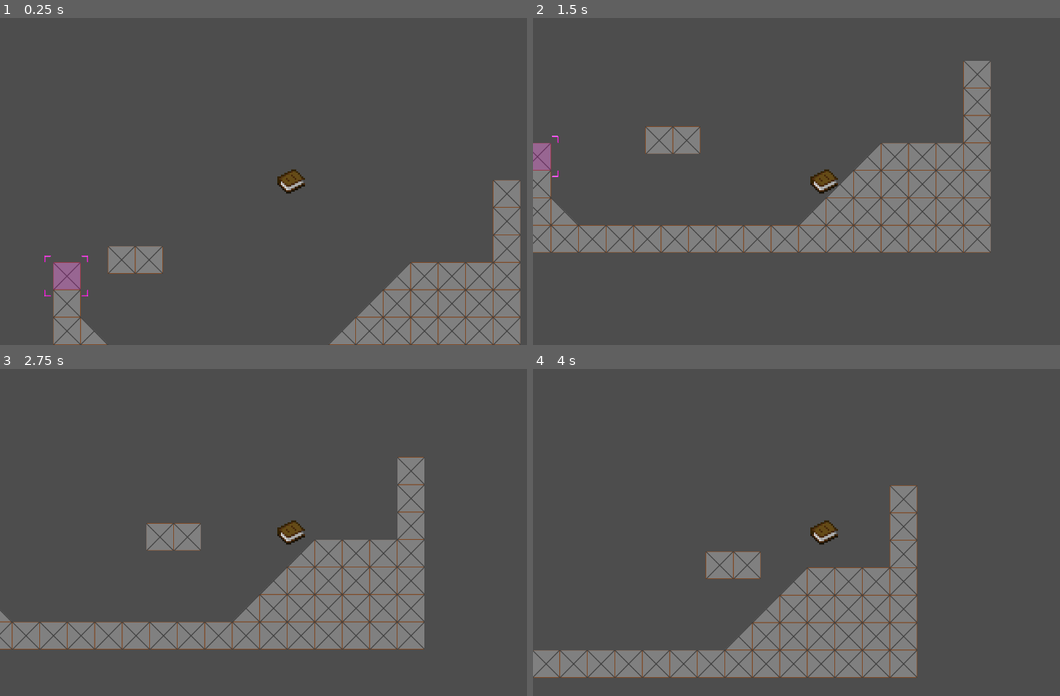
Above: before the commit, frames 1-4 (two rows, left to right).
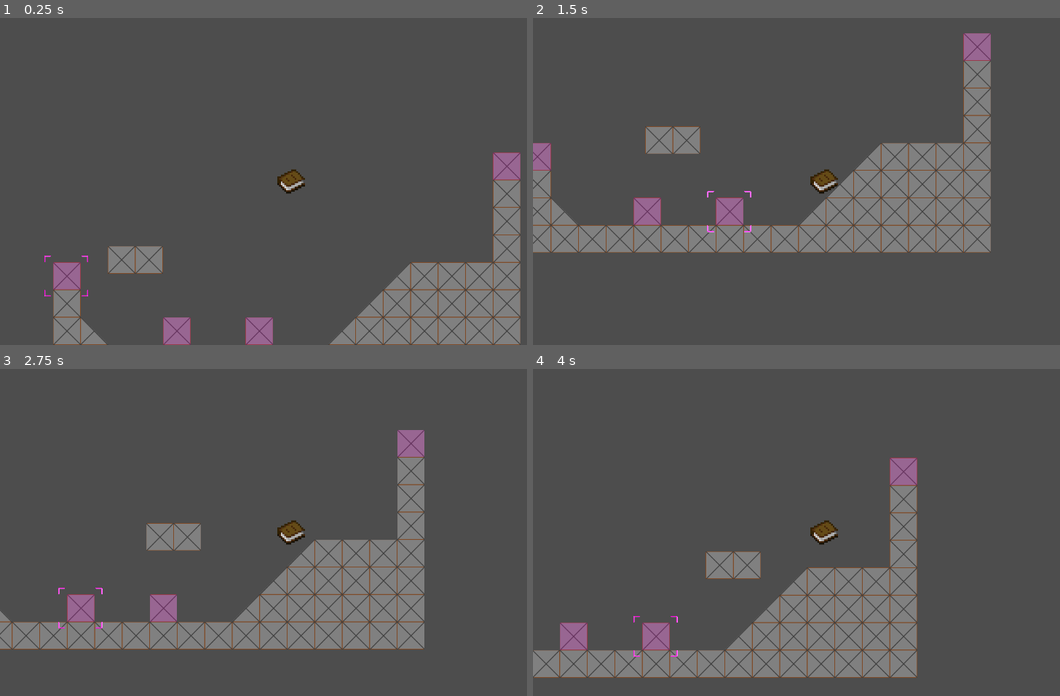
Above: after the commit, the same moments.

Repository: Arti-Dev/LucidNightmaresDemo
Game: Godot game, scene res://scenes/level.tscn
Two runs of this game, one before a commit and one after it. Both use one fixed random seed, a clock stepped at 60 frames per second and the inputs below.
Inputs:
- Up to frame 1 (0.25 s): no input
- Up to frame 2 (1.5 s): hold D (PlayerRight) from 0.53 s (still down); tap Tab (Tab, bound only after the commit) at 0.6, 1.35 s; tap Space (PlayerJump) at 0.77 s
- Up to frame 3 (2.75 s): tap Space (PlayerJump) at 1.52 s; release D (PlayerRight) at 2.03 s; hold A (PlayerLeft) from 2.03 s (still down); tap Tab (Tab, bound only after the commit) at 2.1 s
- Up to frame 4 (4 s): release A (PlayerLeft) at 2.78 s; hold D (PlayerRight) from 2.78 s (still down); tap Tab (Tab, bound only after the commit) at 2.85, 3.6 s; tap Space (PlayerJump) at 3.02, 3.77 s

The runs differ from the first frame. In frame 1, 1.3% of the frame differs, in the area x 30-99%, y 41-100%; in frame 2, 1.4%, in the area x 3-87%, y 4-66%; in frame 3, 1.3%; in frame 4, 1.4%.

Commit message:
Implement telekinetic selection
Press Q to cycle through objects left-to-right. Press Tab to go backwards.

Diff:
--- a/project.godot
+++ b/project.godot
@@ -56,6 +56,15 @@
 "events": [Object(InputEventKey,"resource_local_to_scene":false,"resource_name":"","device":-1,"window_id":0,"alt_press …(195 unchanged characters)…
 ]
 }
+Tab={
+"deadzone": 0.5,
+"events": [Object(InputEventKey,"resource_local_to_scene":false,"resource_name":"","device":-1,"window_id":0,"alt_pressed":false,"shift_pressed":false,"ctrl_pressed":false,"meta_pressed":false,"pressed":false,"keycode":0,"physical_keycode":4194306,"key_label":0,"unicode":0,"location":0,"echo":false,"script":null)
+]
+}
+Q={
+"deadzone": 0.5,
+"events": []
+}
 
 [layer_names]
 
--- a/scenes/level.tscn
+++ b/scenes/level.tscn
@@ -39,5 +39,5 @@
 duration = 8.0
 
 [node name="TileMapLayer" type="TileMapLayer" parent="."]
-tile_map_data = PackedByteArray("AAAAAAgAAAAAAAAAAAABAAgAAAA …(608 unchanged characters)… AAAAAAAABAAcAAAABAAAAAAAAAAUAAQAAAAAAAgA=")
+tile_map_data = PackedByteArray("AAAAAAgAAAAAAAAAAAABAAgAAAA …(608 unchanged characters)… AAAAAAAABAAcAAAABAAAAAAAAAAUAAQAAAAAAAgAQAAEAAQAAAAAAAgAHAAcAAQAAAAAAAgAEAAcAAQAAAAAAAgA=")
 tile_set = SubResource("TileSet_r1dbd")
--- a/scenes/player.tscn
+++ b/scenes/player.tscn
@@ -1,7 +1,8 @@
-[gd_scene load_steps=5 format=3 uid="uid://cwsep6ctbelnx"]
+[gd_scene load_steps=7 format=3 uid="uid://cwsep6ctbelnx"]
 
 [ext_resource type="Texture2D" uid="uid://l0mhg2ps5qxu" path="res://assets/book.png" id="1_0ngja"]
 [ext_resource type="Script" path="res://scripts/player.gd" id="1_srlfy"]
+[ext_resource type="Script" path="res://scripts/telekinetic_selector.gd" id="3_sy04v"]
 
 [sub_resource type="SpriteFrames" id="SpriteFrames_4n1jq"]
 animations = [{
@@ -18,6 +19,9 @@
 radius = 32.0
 height = 64.0
 
+[sub_resource type="RectangleShape2D" id="RectangleShape2D_bvprn"]
+size = Vector2(1352, 758)
+
 [node name="Player" type="CharacterBody2D"]
 collision_layer = 4
 collision_mask = 7
@@ -32,3 +36,14 @@
 
 [node name="Camera2D" type="Camera2D" parent="."]
 zoom = Vector2(0.85, 0.85)
+script = ExtResource("3_sy04v")
+
+[node name="TelekineticArea" type="Area2D" parent="Camera2D"]
+
+[node name="CollisionShape2D" type="CollisionShape2D" parent="Camera2D/TelekineticArea"]
+visible = false
+position = Vector2(1, 3)
+shape = SubResource("RectangleShape2D_bvprn")
+
+[connection signal="body_entered" from="Camera2D/TelekineticArea" to="Camera2D" method="_on_telekinetic_area_body_entered"]
+[connection signal="body_exited" from="Camera2D/TelekineticArea" to="Camera2D" method="_on_telekinetic_area_body_exited"]
--- a/scripts/free_tile.gd
+++ b/scripts/free_tile.gd
@@ -8,9 +8,7 @@
 
 # Called when the node enters the scene tree for the first time.
 func _ready() -> void:
-	marker.visible = true
-	is_selected = true
-
+	pass
 
 # Called every frame. 'delta' is the elapsed time since the previous frame.
 func _process(delta: float) -> void:
@@ -26,3 +24,6 @@
 	is_selected = boo
 	if boo:
 		marker.visible = true
+	else:
+		marker.visible = false
+		charBody.velocity = Vector2.ZERO
--- /dev/null
+++ b/scripts/telekinetic_selector.gd
@@ -0,0 +1,71 @@
+extends Camera2D
+
+@onready var area: Area2D = $TelekineticArea
+
+# Queue of 2D bodies
+var queue: Array = []
+var selected_body: Node2D = null
+
+# Called when the node enters the scene tree for the first time.
+func _ready() -> void:
+	pass
+
+
+# Called every frame. 'delta' is the elapsed time since the previous frame.
+func _process(delta: float) -> void:
+	if Input.is_action_just_pressed("Tab"):
+		cycleQueue(true)
+	elif Input.is_action_just_pressed("Q"):
+		cycleQueue(false)
+
+
+func _on_telekinetic_area_body_entered(body: Node2D) -> void:
+	var parent = body.get_parent()
+	if parent is TelekineticObject:
+		queue.append(body)
+		if queue.size() == 1:
+			parent.set_selected(true)
+			selected_body = body
+
+func _on_telekinetic_area_body_exited(body: Node2D) -> void:
+	var parent = body.get_parent()
+	if parent is TelekineticObject:
+		parent.set_selected(false)
+		removeBody(body)
+
+func cycleQueue(backwards: bool):
+	if queue.size() <= 1: return
+
+	queue.sort_custom(sortByXGlobalPosition)
+
+	var index = queue.find(selected_body)
+	if index != -1:
+		selected_body.get_parent().set_selected(false)
+		if backwards: index -= 1
+		else: index += 1
+	else:
+		if backwards: index = queue.size() - 1
+		else: index = 0
+
+	if index == queue.size(): index = 0
+	if index == -1: index = queue.size() - 1
+
+	selected_body = queue[index]
+	selected_body.get_parent().set_selected(true)
+
+func insertNewBody(body: Node2D):
+	# insert into the correct sorted location
+	for i in range(queue.size()):
+		if queue[i].position.x > body.position.x:
+			queue.insert(i, body)
+			return
+	queue.append(body)
+
+func removeBody(body: Node2D):
+	var index = queue.find(body)
+	if index != -1: queue.remove_at(index)
+
+func sortByXGlobalPosition(body1: Node2D, body2: Node2D):
+	if body1.global_position.x < body2.global_position.x:
+		return true
+	return false
